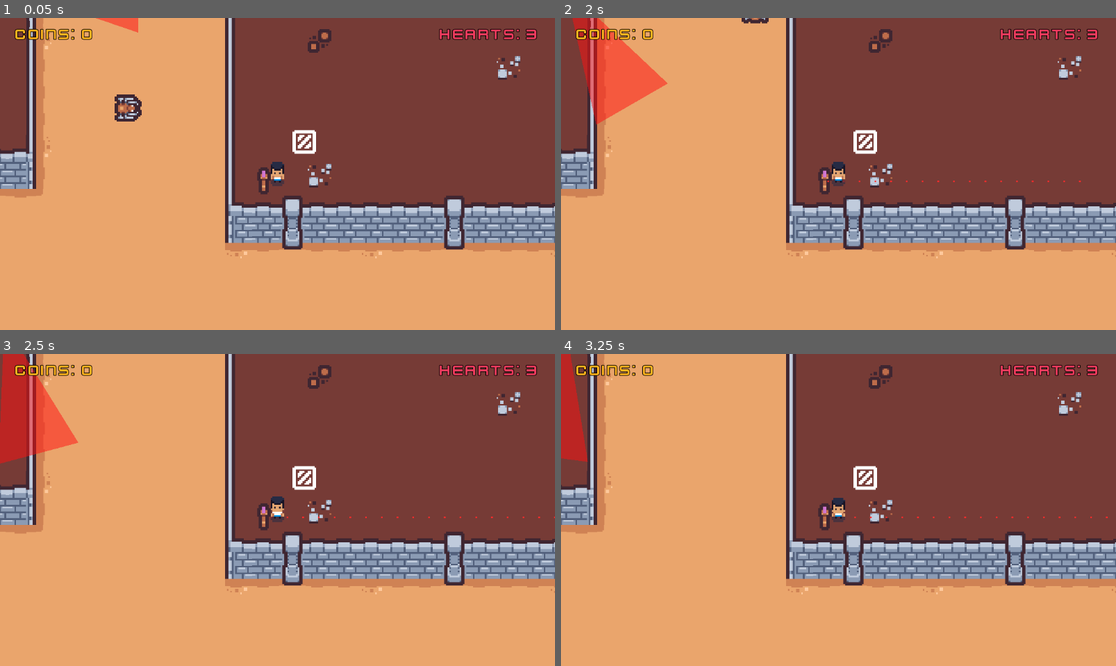
Above: before the commit, frames 1-4 (two rows, left to right).
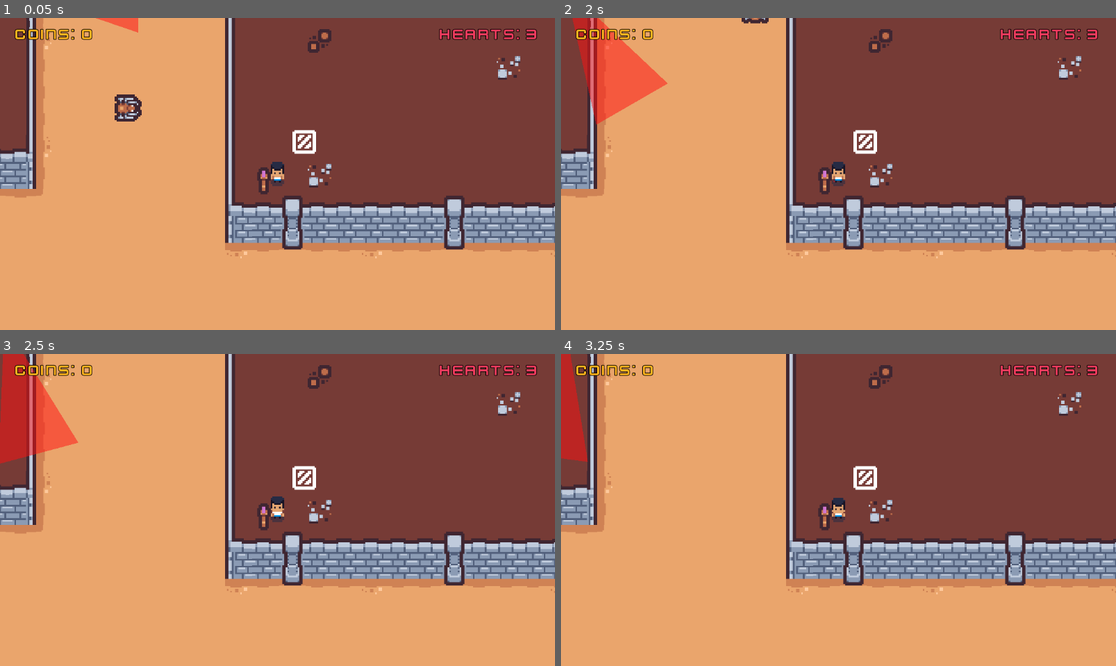
Above: after the commit, the same moments.

Repository: ki8yk8/game-dev-resolution
Game: Godot game, scene res://scenes/game_play.tscn
Same seed, same stepped clock (60 frames per second), same inputs: the game is played once before the commit and once after it.
Inputs (mouse positions are in pixels of both pictures, inside the frame that each line leads up to):
- Up to frame 1 (0.05 s): no input
- Up to frame 2 (2 s): tap Space (action) at 0.5, 0.6, 1.25 s; move the mouse to (960, 158) at 0.52 s; hold D (right) 0.53-1.28 s; click (960, 158) at 0.67 s; move the mouse to (727, 189) at 1.27 s; hold Down (down) from 1.28 s (still down); tap Alt at 1.35 s
- Up to frame 3 (2.5 s): tap Space (action) at 2 s; move the mouse to (333, 441) at 2.02 s; release Down (down) at 2.03 s; hold D (right) from 2.03 s (still down); tap Shift at 2.1 s
- Up to frame 4 (3.25 s): tap Space (action) at 2.75, 2.85 s; move the mouse to (810, 572) at 2.77 s; release D (right) at 2.78 s; hold Up (up) from 2.78 s (still down); click (810, 572) at 2.92 s

Frame 1 is identical in both runs. In frame 2, less than 0.1% of the frame differs, in the area x 47-94%, y 52-53%; in frame 3, less than 0.1%; in frame 4, less than 0.1%.

Commit message:
adds the photon bounce effect

Diff:
--- a/scenes/ray.tscn
+++ b/scenes/ray.tscn
@@ -6,7 +6,7 @@
 radius = 0.70710677
 
 [node name="Ray" type="Area2D" unique_id=368409697]
-collision_mask = 66
+collision_mask = 10
 script = ExtResource("1_dnltf")
 
 [node name="CollisionShape2D" type="CollisionShape2D" parent="." unique_id=1238645756]
@@ -18,4 +18,9 @@
 color = Color(1, 0.17000002, 0.17000002, 1)
 polygon = PackedVector2Array(0, 0, 0, 8, 8, 8, 8, 0)
 
+[node name="RayCast2D" type="RayCast2D" parent="." unique_id=1700656719]
+target_position = Vector2(0, 2)
+collision_mask = 8
+
 [connection signal="area_entered" from="." to="." method="_on_area_entered"]
+[connection signal="body_entered" from="." to="." method="_on_body_entered"]
--- a/scripts/ray.gd
+++ b/scripts/ray.gd
@@ -1,8 +1,21 @@
 extends Area2D
 
-func _process(delta: float) -> void:
-	position += Vector2(80*delta, 0).rotated(rotation)
+var velocity: Vector2 = Vector2.RIGHT * 300.0
+@onready var raycast: RayCast2D= $RayCast2D
+
+func _physics_process(delta: float) -> void:
+	raycast.target_position = velocity.normalized()*16
+	position += velocity*delta
 
 func _on_area_entered(area: Area2D) -> void:
 	if area is RayBoundary:
 		queue_free()
+
+func _on_body_entered(body: Node2D) -> void:
+	if body is Player:
+		# player absorbs the rays
+		queue_free()
+	elif body is RotatingGlass:
+		if raycast.is_colliding():
+			var normal = raycast.get_collision_normal()
+			velocity = velocity.bounce(normal)
--- a/scripts/rotating_glass.gd
+++ b/scripts/rotating_glass.gd
@@ -1,9 +1,2 @@
 extends RigidBody2D
-
-# Called when the node enters the scene tree for the first time.
-func _ready() -> void:
-	pass
-
-# Called every frame. 'delta' is the elapsed time since the previous frame.
-func _process(delta: float) -> void:
-	pass
+class_name RotatingGlass
